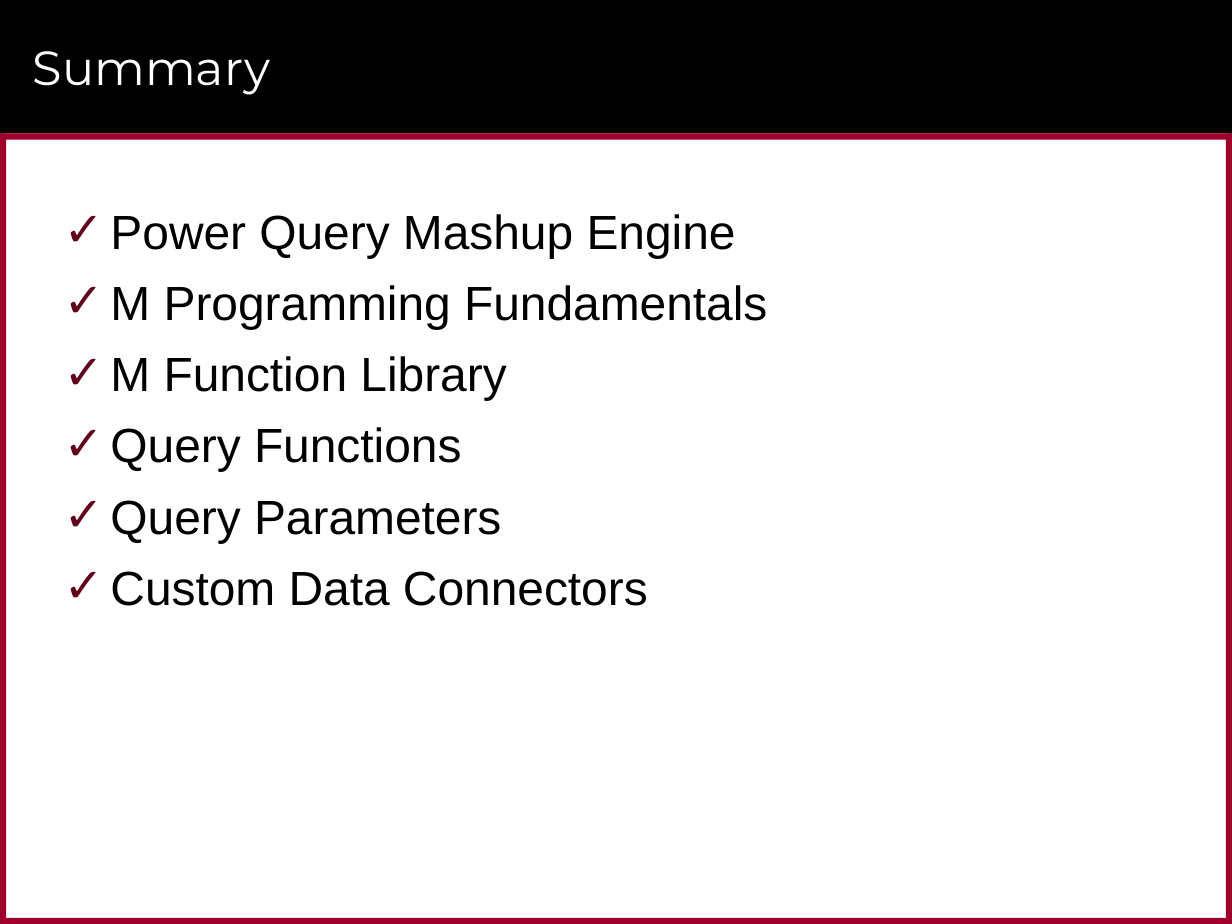
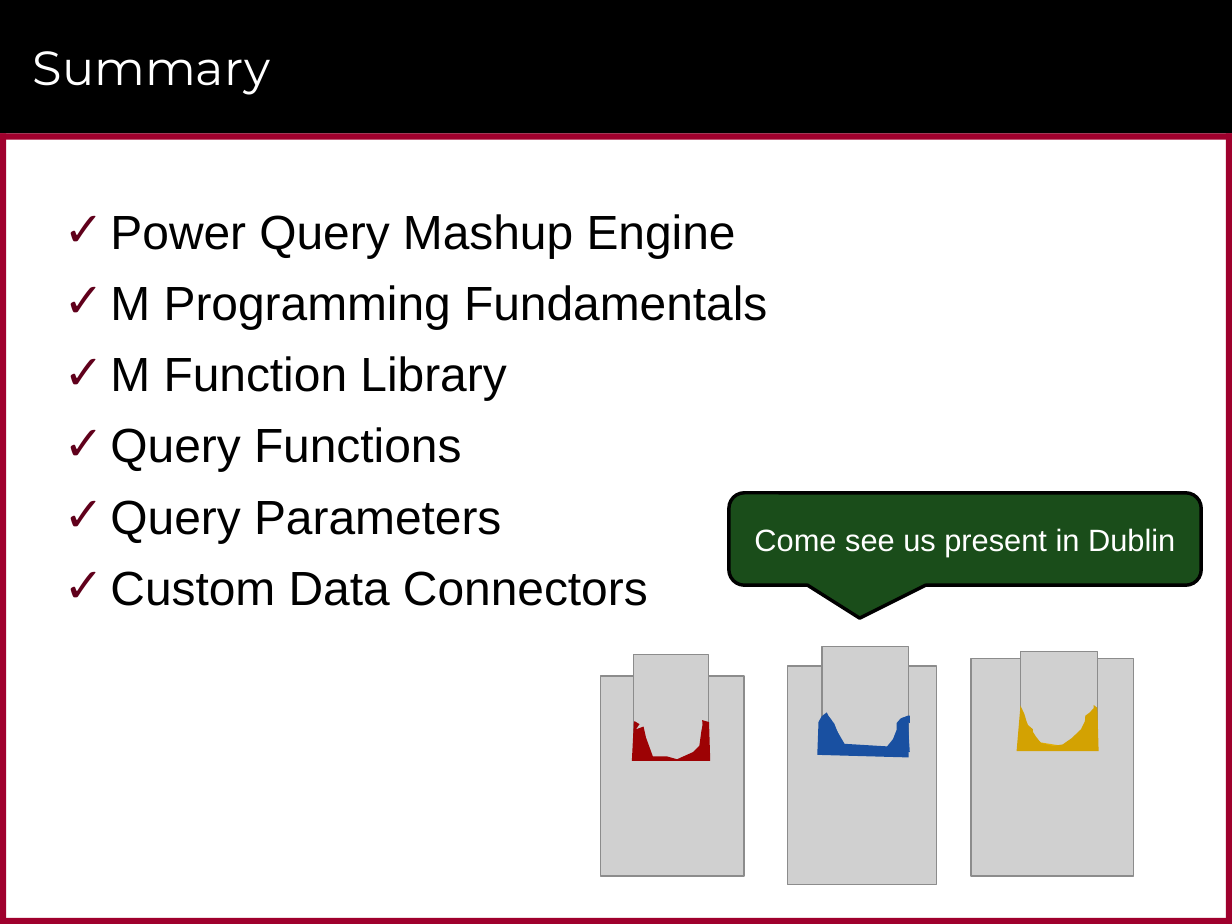
Before and after one commit to CriticalPathTraining/Intro2M, a slide deck: slide 56 of Introduction to M Programming for the Power BI Warrior.pptx (slide 51 before the commit). Drawn at 1232x924 pixels with LibreOffice and Linux fonts; fonts in the diff are those of the drawing; grey boxes stand for pictures; background and template pictures are left out. Boxes give left, top, right and bottom in pixels: in the first picture for what was removed or moved away, otherwise in the second. Text is boxed around its words. In the diff, an @@ line names an element or a change of style, - is before the commit and + after.

```diff
--- a/Introduction to M Programming for the Power BI Warrior.pptx
+++ b/Introduction to M Programming for the Power BI Warrior.pptx
@@ group added at [601, 493, 1201, 886]: 6 pictures, 6 freeform shapes, 1 rounded speech box @@
+Come see us present in Dublin
```
Also in this commit, not shown: 5 slides added, 5 other files.
